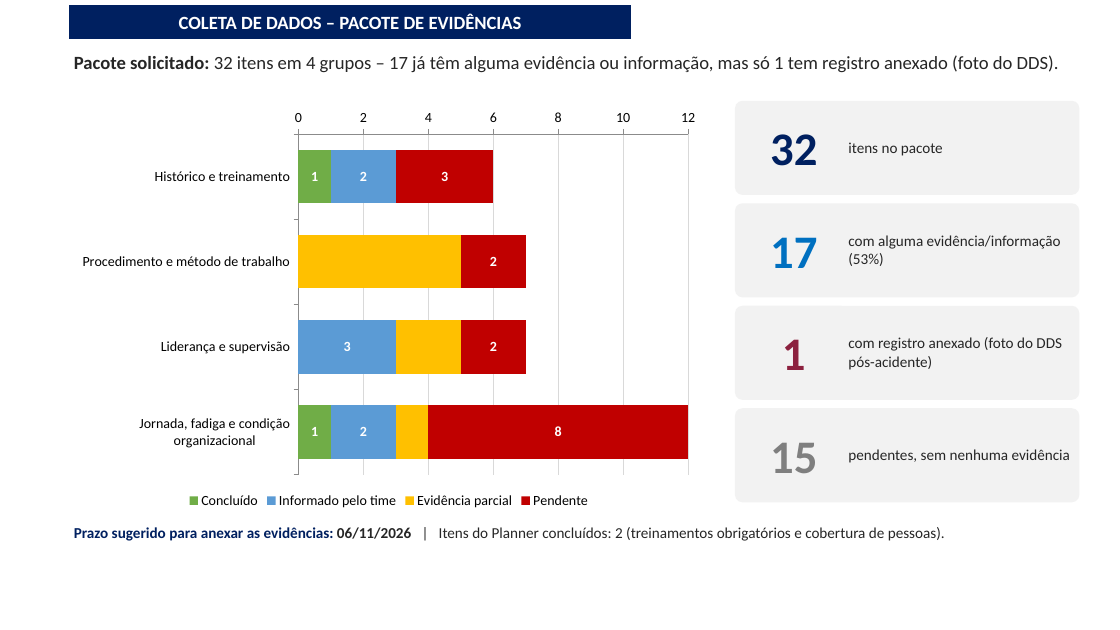
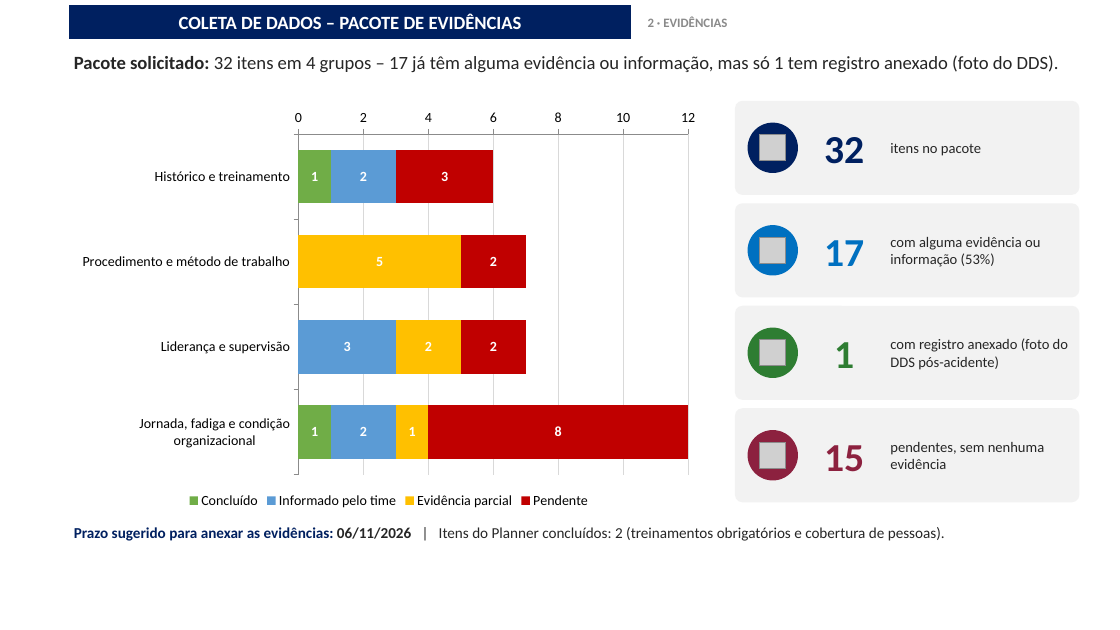
Before and after one commit to luantavarez9/hospital-seguro, a slide deck: slide 7 of entrega_acidente_GRU1/Apresentacao_Ocorrencia_Acidente_GRU_I.pptx (slide 6 before the commit). Drawn at 1120x630 pixels with LibreOffice and Linux fonts; fonts in the diff are those of the drawing; grey boxes stand for pictures; background and template pictures are left out. Boxes give left, top, right and bottom in pixels: in the first picture for what was removed or moved away, otherwise in the second. Text is boxed around its words. In the diff, an @@ line names an element or a change of style, - is before the commit and + after.

```diff
--- a/entrega_acidente_GRU1/Apresentacao_Ocorrencia_Acidente_GRU_I.pptx
+++ b/entrega_acidente_GRU1/Apresentacao_Ocorrencia_Acidente_GRU_I.pptx
@@ text added at [648, 16, 727, 27], 11 pt, text #8A8A8A, bold @@
+2 · EVIDÊNCIAS
@@ bar stacked chart at [70, 101, 708, 513] @@
@@ data labels of Evidência parcial added @@
@@ text "32" at [824, 137, 864, 164]: size 40 to 34 pt @@
@@ text "32": place and size @@
-text "32" at [770, 134, 817, 166]
+text "32" at [824, 137, 864, 164]
@@ text "itens no pacote": place and size @@
-text "itens no pacote" at [848, 142, 943, 156]
+text "itens no pacote" at [890, 143, 981, 156]
@@ ellipse added at [748, 123, 798, 173], fill #002060 @@
@@ picture added at [760, 134, 786, 160] @@
@@ text "17": place and size @@
-text "17" at [770, 237, 817, 268]
+text "17" at [824, 240, 864, 266]
@@ text "17" at [824, 240, 864, 266]: size 40 to 34 pt @@
@@ ellipse added at [748, 225, 798, 276], fill #0070C0 @@
@@ picture added at [760, 237, 786, 263] @@
@@ text at [890, 237, 1040, 267]: text changed; size 13 to 12.5 pt @@
-com alguma evidência/informação (53%)
+com alguma evidência ou informação (53%)
@@ ellipse added at [748, 328, 798, 378], fill #2E7D32 @@
@@ text "1": place and size @@
-text "1" at [782, 339, 806, 370]
+text "1" at [834, 342, 854, 368]
@@ text "1" at [834, 342, 854, 368]: size 40 to 34 pt, text colour #8C213F to #2E7D32 @@
@@ size 13 to 12.5 pt in 3 elements at [890, 143, 981, 156], [890, 442, 1044, 469], [890, 338, 1068, 370] @@
@@ text "com registro anexado (foto do ...": place and size @@
-text "com registro anexado (foto do ..." at [848, 337, 1062, 370]
+text "com registro anexado (foto do ..." at [890, 338, 1068, 370]
@@ picture added at [760, 339, 786, 365] @@
@@ text "15": place and size @@
-text "15" at [770, 443, 817, 473]
+text "15" at [824, 445, 864, 472]
@@ text "15" at [824, 445, 864, 472]: size 40 to 34 pt, text colour #7F7F7F to #8C213F @@
@@ text "pendentes, sem nenhuma evidência": place and size @@
-text "pendentes, sem nenhuma evidência" at [848, 449, 1070, 463]
+text "pendentes, sem nenhuma evidência" at [890, 442, 1044, 469]
@@ ellipse added at [748, 430, 798, 481], fill #8C213F @@
@@ picture added at [760, 442, 786, 468] @@
```
Also in this commit, not shown: 19 other slides changed, 2 slides added, 1 slide removed, 33 other files.
